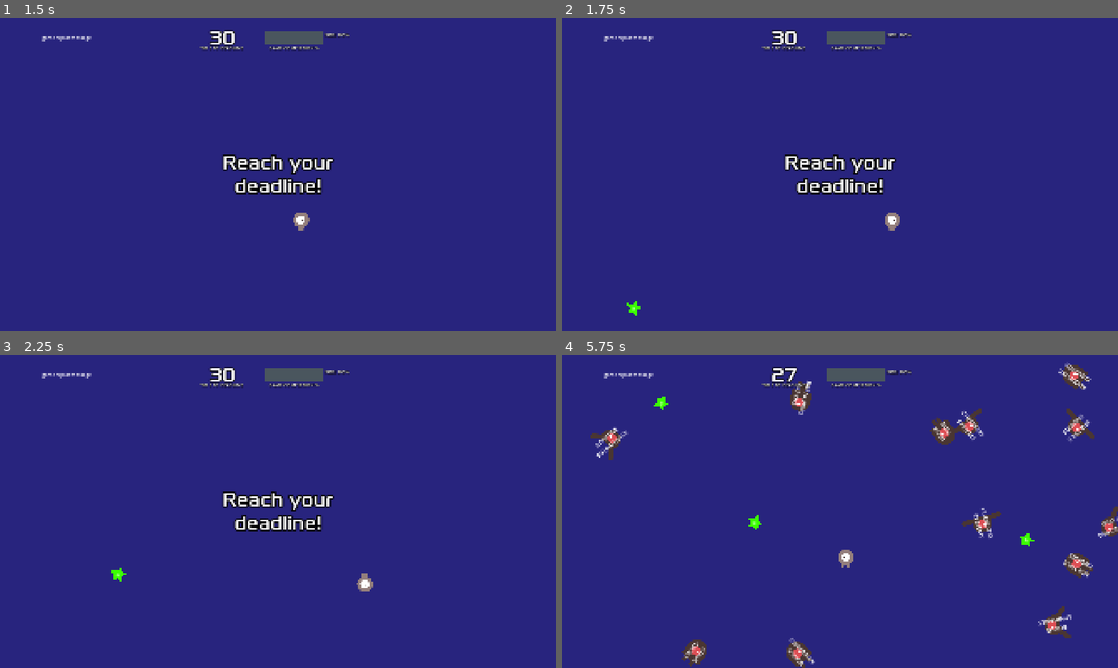
Above: before the commit, frames 1-4 (two rows, left to right).
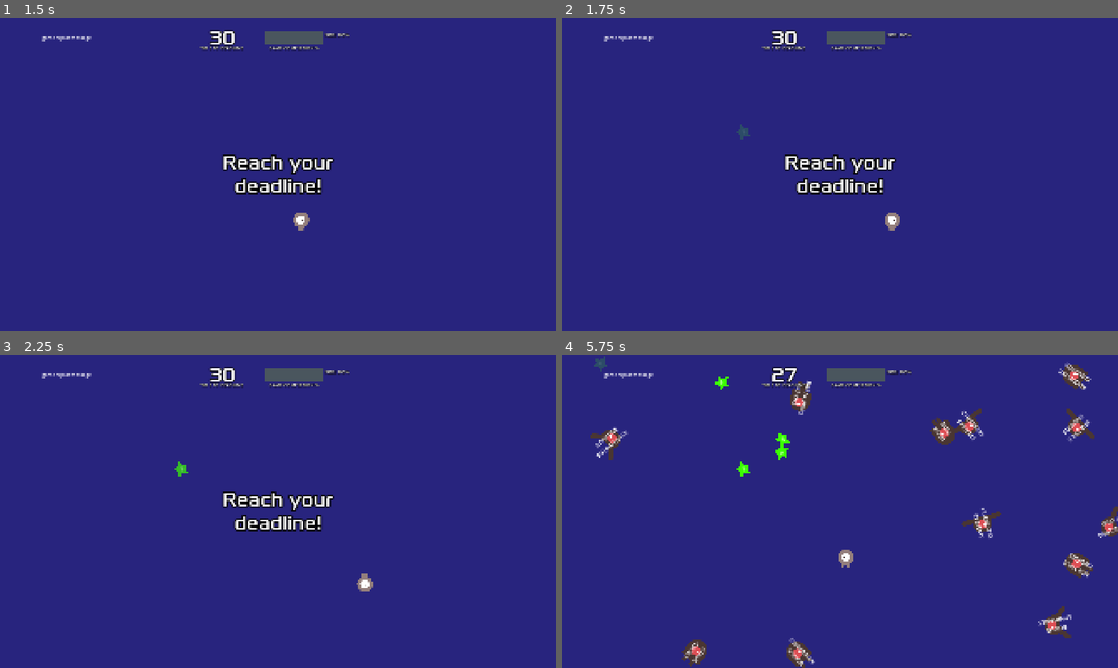
Above: after the commit, the same moments.

Repository: jorj-cedar/scope-creep
Game: Godot game, scene res://scenes/main.tscn
The game is run twice, just before and just after one commit, with the same random seed, the same clock (stepped at 60 frames per second) and the same inputs.
Inputs:
- Up to frame 1 (1.5 s): click "Start" at 0.5 s; tap Enter at 1.25 s; hold Right (move_right) from 1.28 s (still down)
- Up to frame 2 (1.75 s): keep holding Right (move_right)
- Up to frame 3 (2.25 s): release Right (move_right) at 2.03 s; hold Down (move_down) from 2.03 s (still down)
- Up to frame 4 (5.75 s): release Down (move_down) at 2.78 s; hold Right (move_right) 2.78-3.53 s; hold Up (move_up) 3.53-4.28 s; hold Left (move_left) from 4.28 s (still down)

Frame 1 is identical in both runs. In frame 2, 0.1% of the frame differs, in the area x 11-34%, y 34-96%; in frame 3, 0.1%; in frame 4, 0.5%, in the area x 5-85%, y 0-62%.

Commit message:
New Pickup spawn system
just for fun to test out no need to merge :)

Diff:
--- a/scenes/main.tscn
+++ b/scenes/main.tscn
@@ -79,6 +79,7 @@
 
 [node name="MenuMusic" type="AudioStreamPlayer" parent="."]
 stream = ExtResource("11_ya4ey")
+volume_db = -80.0
 
 [connection signal="add_scope" from="Player" to="." method="_on_player_add_scope"]
 [connection signal="embiggen" from="Player" to="." method="_on_player_embiggen"]
--- a/scenes/pickup.tscn
+++ b/scenes/pickup.tscn
@@ -1,9 +1,75 @@
-[gd_scene load_steps=3 format=3 uid="uid://ctbfecshimna4"]
+[gd_scene load_steps=7 format=3 uid="uid://ctbfecshimna4"]
 
 [ext_resource type="Script" uid="uid://b6wdnvcsymlnm" path="res://scripts/pickup.gd" id="1_iqk3k"]
 
 [sub_resource type="CircleShape2D" id="CircleShape2D_pu7wf"]
 radius = 43.416588
+
+[sub_resource type="Animation" id="Animation_pg2rt"]
+resource_name = "fade_in"
+tracks/0/type = "value"
+tracks/0/imported = false
+tracks/0/enabled = true
+tracks/0/path = NodePath(".:modulate")
+tracks/0/interp = 1
+tracks/0/loop_wrap = true
+tracks/0/keys = {
+"times": PackedFloat32Array(0, 1),
+"transitions": PackedFloat32Array(1, 1),
+"update": 0,
+"values": [Color(1, 1, 1, 0), Color(1, 1, 1, 1)]
+}
+
+[sub_resource type="Animation" id="Animation_7cqbe"]
+length = 0.001
+tracks/0/type = "value"
+tracks/0/imported = false
+tracks/0/enabled = true
+tracks/0/path = NodePath(".:modulate")
+tracks/0/interp = 1
+tracks/0/loop_wrap = true
+tracks/0/keys = {
+"times": PackedFloat32Array(0),
+"transitions": PackedFloat32Array(1),
+"update": 0,
+"values": [Color(1, 1, 1, 1)]
+}
+tracks/1/type = "value"
+tracks/1/imported = false
+tracks/1/enabled = true
+tracks/1/path = NodePath("Polygon2D:color")
+tracks/1/interp = 1
+tracks/1/loop_wrap = true
+tracks/1/keys = {
+"times": PackedFloat32Array(0),
+"transitions": PackedFloat32Array(1),
+"update": 0,
+"values": [Color(0.23137255, 1, 0, 1)]
+}
+
+[sub_resource type="Animation" id="Animation_gyxxy"]
+resource_name = "flash"
+length = 0.3
+loop_mode = 1
+tracks/0/type = "value"
+tracks/0/imported = false
+tracks/0/enabled = true
+tracks/0/path = NodePath("Polygon2D:color")
+tracks/0/interp = 1
+tracks/0/loop_wrap = true
+tracks/0/keys = {
+"times": PackedFloat32Array(0, 0.16666667, 0.3),
+"transitions": PackedFloat32Array(1, 1, 1),
+"update": 0,
+"values": [Color(1, 0, 0, 1), Color(0.23137255, 1, 0, 1), Color(1, 0, 0, 1)]
+}
+
+[sub_resource type="AnimationLibrary" id="AnimationLibrary_gyxxy"]
+_data = {
+&"RESET": SubResource("Animation_7cqbe"),
+&"fade_in": SubResource("Animation_pg2rt"),
+&"flash": SubResource("Animation_gyxxy")
+}
 
 [node name="pickup" type="RigidBody2D" groups=["pickups"]]
 collision_layer = 2
@@ -30,4 +96,20 @@
 offset_bottom = 11.0
 text = "%"
 
+[node name="AnimationPlayer" type="AnimationPlayer" parent="."]
+libraries = {
+&"": SubResource("AnimationLibrary_gyxxy")
+}
+autoplay = "fade_in"
+
+[node name="DespawnTimer" type="Timer" parent="."]
+wait_time = 5.0
+one_shot = true
+autostart = true
+
+[node name="FlashTimer" type="Timer" parent="."]
+wait_time = 2.4
+
 [connection signal="body_entered" from="." to="." method="_on_body_entered"]
+[connection signal="timeout" from="DespawnTimer" to="." method="_on_despawn_timer_timeout"]
+[connection signal="timeout" from="FlashTimer" to="." method="_on_flash_timer_timeout"]
--- a/scripts/main.gd
+++ b/scripts/main.gd
@@ -135,18 +135,12 @@
 func _on_pickup_timer_timeout() -> void:
 	var pickup = pickup_scene.instantiate()
 
-	var pickup_spawn_location = $MobPath/MobSpawnLocation
-	pickup_spawn_location.progress_ratio = randf()
-	pickup.position = pickup_spawn_location.position
+	var screen_size = get_viewport().size
 
-	var direction = pickup_spawn_location.rotation + PI / 2
+	pickup.position = Vector2(screen_size.x * randf(), screen_size.y * randf())
 
-	direction += randf_range(-PI / 4, PI / 4)
-	pickup.rotation = direction
+	pickup.rotation = randf() * TAU
 
-	var velocity = Vector2(randf_range(500.0, 700.0,), 0.0)
-
-	pickup.linear_velocity = velocity.rotated(direction)
 
 	add_child(pickup)
 
--- a/scripts/pickup.gd
+++ b/scripts/pickup.gd
@@ -6,7 +6,7 @@
 
 # Called when the node enters the scene tree for the first time.
 func _ready() -> void:
-	pass # Replace with function body.
+	pass
 
 func _on_visible_on_screen_notifier_2d_screen_exited():
 	queue_free()
@@ -21,3 +21,12 @@
 	#
 	#pickup_collected.emit()
 	#$CollisionShape2D.set_deferred("disabled", true)
+
+
+func _on_despawn_timer_timeout() -> void:
+	$AnimationPlayer.play("flash")
+	$FlashTimer.start()
+
+
+func _on_flash_timer_timeout() -> void:
+	queue_free()
